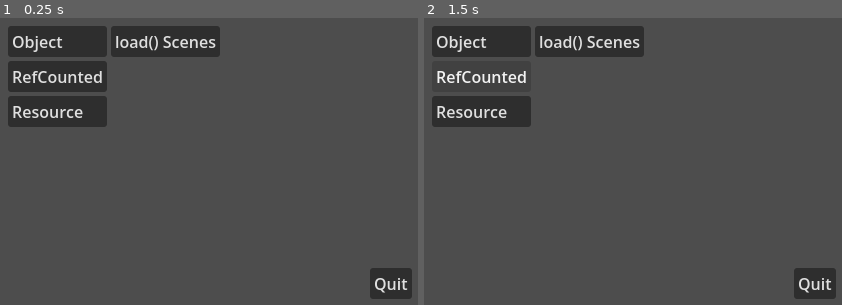
Above: before the commit, frames 1-2 (left to right).
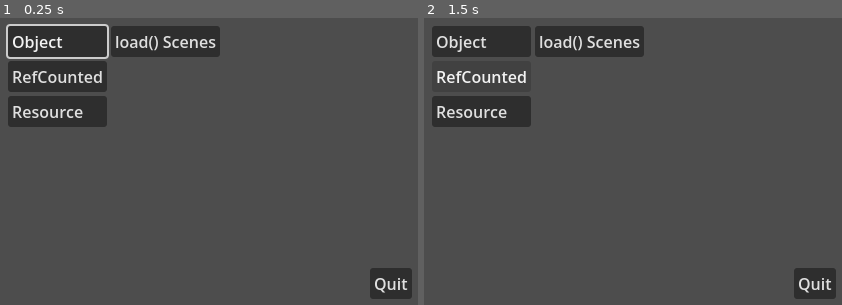
Above: after the commit, the same moments.

Repository: Toxe/godot-memory-usage
Game: Godot game, scene res://scenes/main.tscn
The game is run twice, just before and just after one commit, with the same random seed, the same clock (stepped at 60 frames per second) and the same inputs.
Inputs:
- Up to frame 1 (0.25 s): no input
- Up to frame 2 (1.5 s): click "Object" at 0.5 s; click "RefCounted" at 1.25 s

The runs differ from the first frame. In frame 1, 0.4% of the frame differs, in the area x 1-27%, y 2-15%; in frame 2, nothing differs.

Commit message:
Set input focus to first button

Diff:
--- a/godot_project/scenes/main.gd
+++ b/godot_project/scenes/main.gd
@@ -5,6 +5,10 @@
 var _object: Object = null
 
 @onready var _timer: Timer = $Timer
+
+
+func _ready() -> void:
+    ($HBoxContainer/VBoxContainer/MeasureObjectsButton as Control).grab_focus()
 
 
 func _wait_and_get_memory() -> int:
